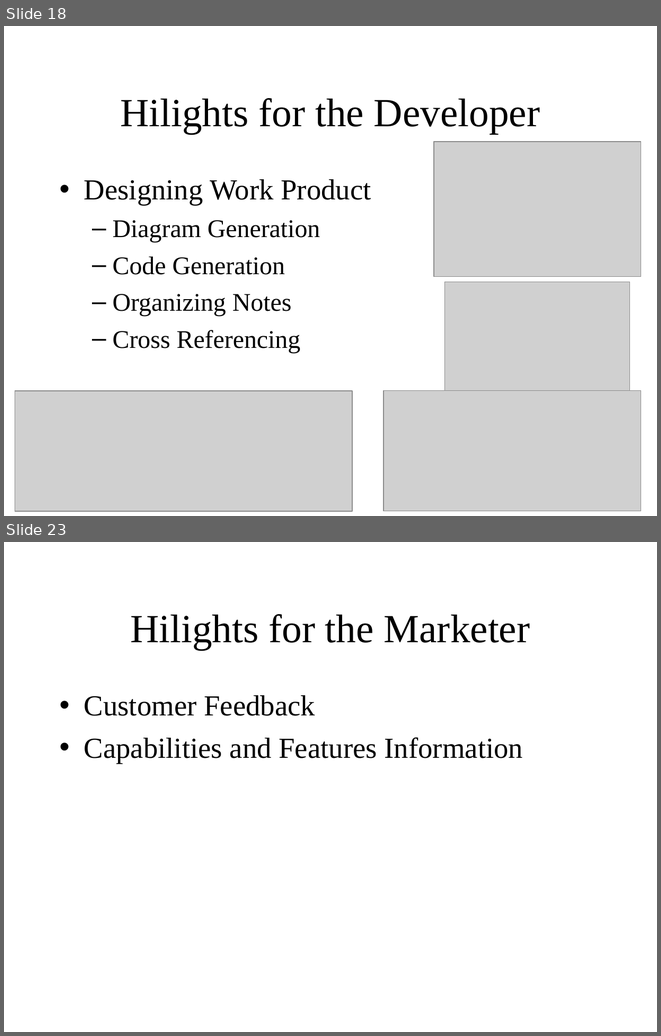
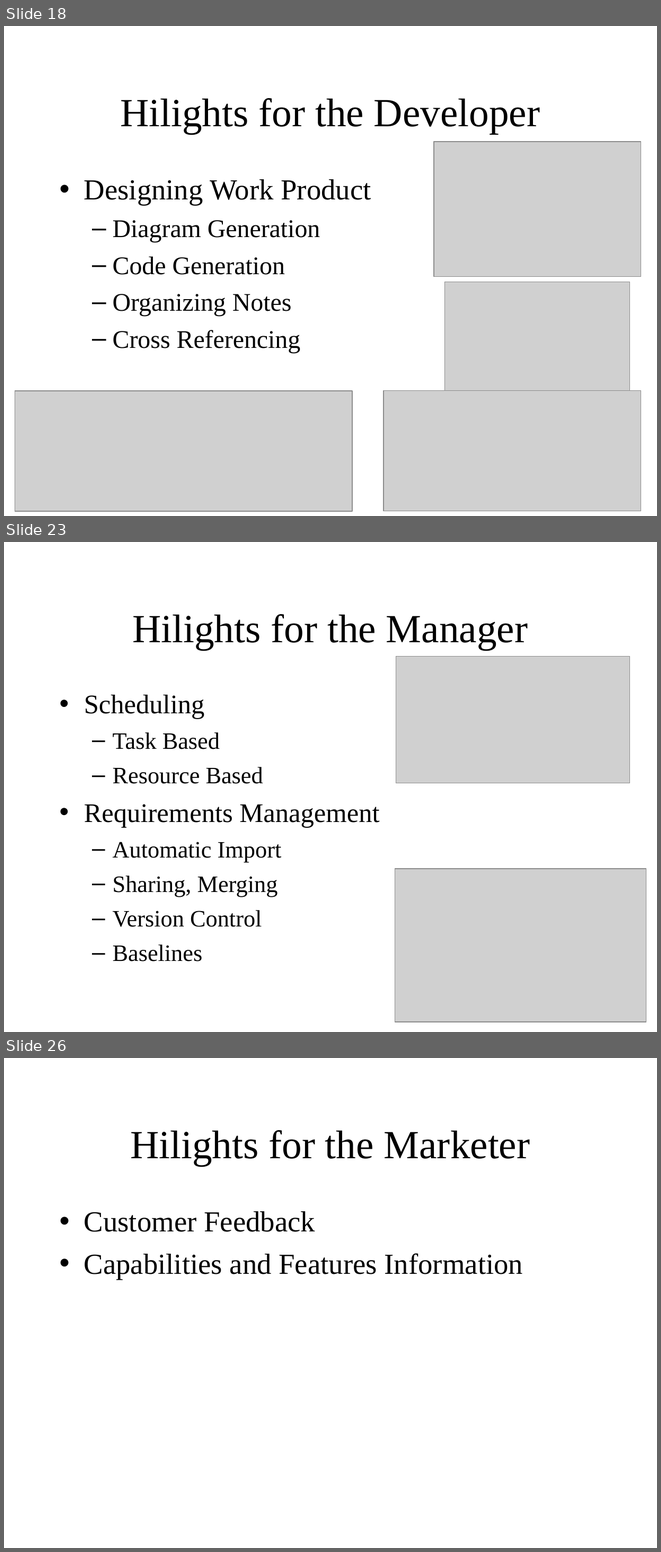
Before and after one commit to jamesmclellan/ProjectToolsTradeStudyPresentation, a slide deck: requirements-tool-study.ppt. Shown one above the other, each under a label of ours: slides 18 and 23 before the commit, slides 18, 23 and 26 after it; the slides between them are not shown. The pictures are 661x1036 and 661x1552 pixels, drawn with LibreOffice and Linux fonts; fonts in the diff are those of the drawing; grey boxes stand for pictures. Boxes give left, top, right and bottom in pixels: in the first picture for what was removed or moved away, otherwise in the second. Text is boxed around its words. In the diff, an @@ line names an element or a change of style, - is before the commit and + after.

```diff
--- a/requirements-tool-study.ppt
+++ b/requirements-tool-study.ppt
@@ slide 23 added at (4, 542, 657, 1032), background #FFFFFF @@
@@ title added at (132, 614, 528, 650), 44 pt, text #000000 @@
+Hilights for the Manager
@@ picture added at (396, 656, 629, 783) @@
@@ text added at (84, 695, 379, 961), 25.9 pt, text #000000 @@
+• Scheduling
+  – Task Based
+  – Resource Based
+• Requirements Management
+  – Automatic Import
+  – Sharing, Merging
+  – Version Control
+  – Baselines
@@ picture added at (395, 868, 646, 1022) @@
@@ what was slide 23 is now slide 26 @@
```
Also in this commit, not shown: 5 slides changed, 4 other slides added, 1 other file.
